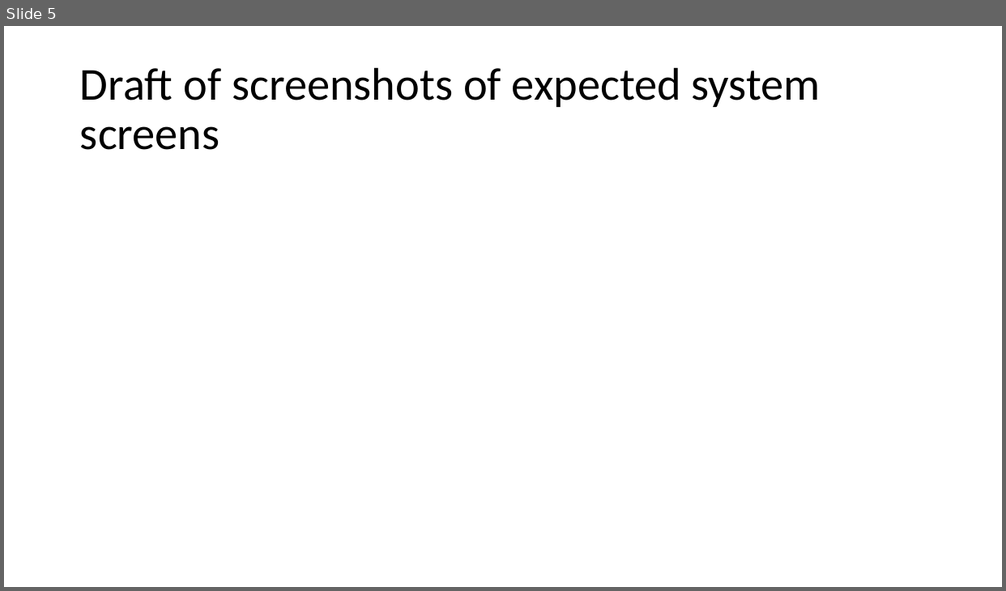
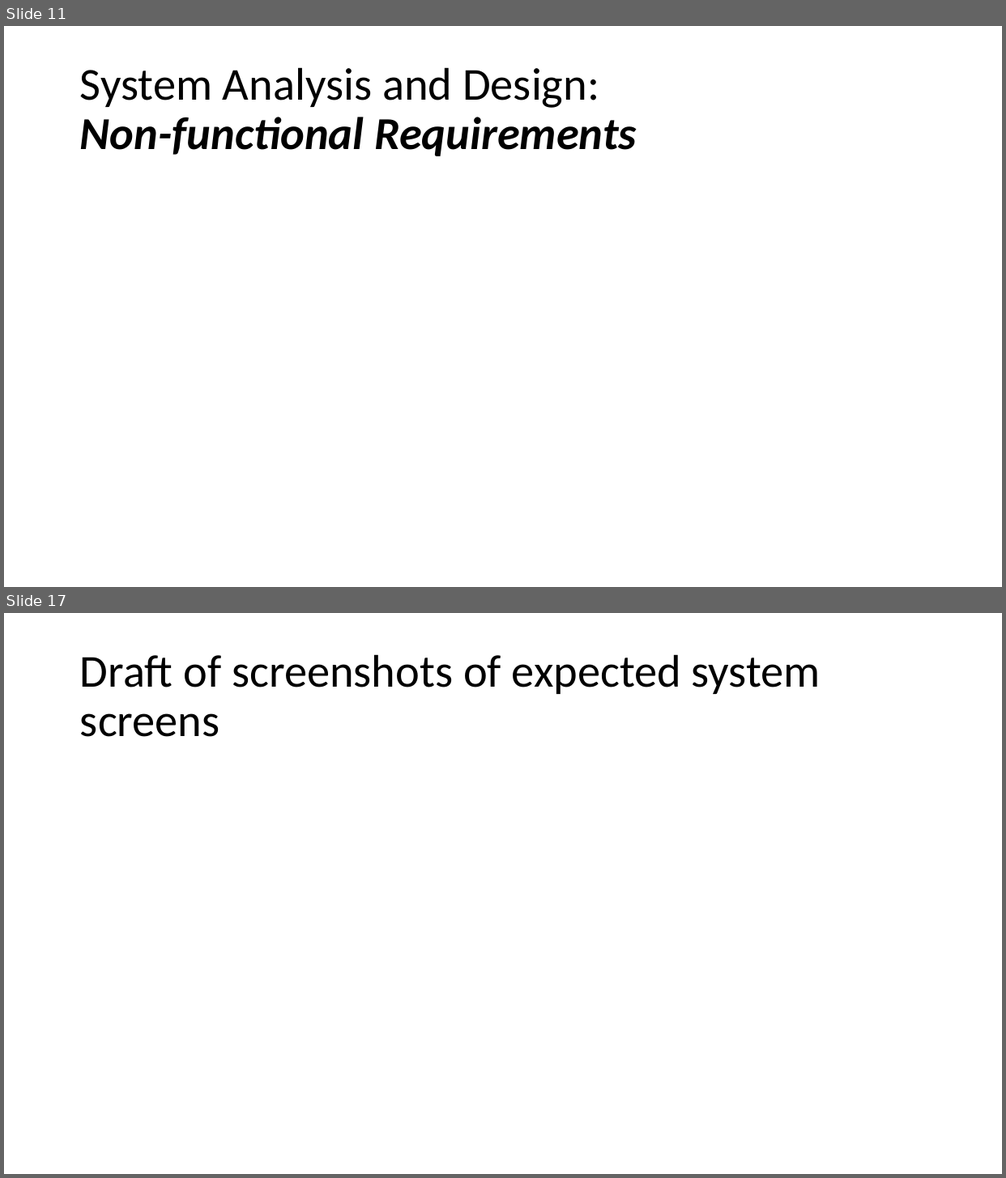
Before and after one commit to FCI-E-campus/fci-e-campus-docs, a slide deck: Mid-year document & presentation/FCI-CU-GP-Midyear-Presentation.pptx. Shown one above the other, each under a label of ours: slide 5 before the commit, slides 11 and 17 after it; the slides between them are not shown. The pictures are 1006x591 and 1006x1178 pixels, drawn with LibreOffice and Linux fonts; fonts in the diff are those of the drawing. Boxes give left, top, right and bottom in pixels: in the first picture for what was removed or moved away, otherwise in the second. Text is boxed around its words. In the diff, an @@ line names an element or a change of style, - is before the commit and + after.

Commit message:
modifications made to functional reqs & mid-year presentation files

```diff
--- a/Mid-year document & presentation/FCI-CU-GP-Midyear-Presentation.pptx
+++ b/Mid-year document & presentation/FCI-CU-GP-Midyear-Presentation.pptx
@@ slide 11 added at [4,26,1002,587], background #FFFFFF @@
@@ title added at [80,67,637,156], 44 pt, text #000000, bold, italic @@
+System Analysis and Design:
+Non-functional Requirements
@@ what was slide 5 is now slide 17 @@
```
Also in this commit, not shown: 4 slides changed, 11 other slides added, 4 other files.
